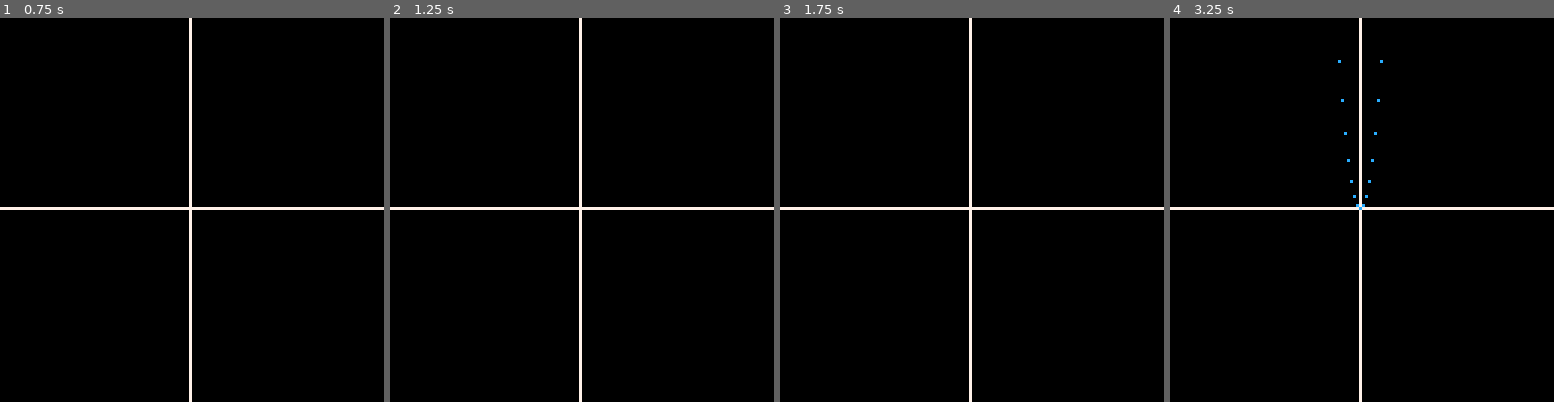
Above: before the commit, frames 1-4 (left to right).
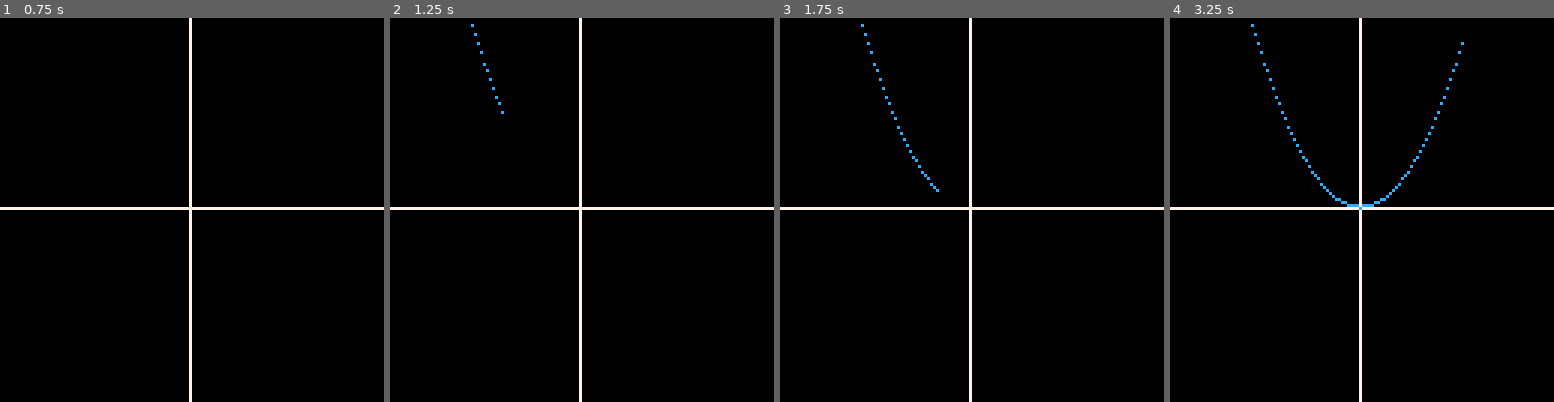
Above: after the commit, the same moments.

Repository: marco-vidali/graph-8
Game: PICO-8 cartridge graph-8.p8
The game is run twice, just before and just after one commit, with the same random seed, the same clock (stepped at 60 frames per second) and the same inputs.
Inputs:
- Up to frame 1 (0.75 s): no input
- Up to frame 2 (1.25 s): no input
- Up to frame 3 (1.75 s): no input
- Up to frame 4 (3.25 s): no input

Frame 1 is identical in both runs. In frame 2, less than 0.1% of the frame differs, in the area x 21-30%, y 1-25%; in frame 3, 0.2%; in frame 4, 0.5%, in the area x 21-77%, y 1-50%.

Commit message:
Scale graph

Diff:
--- a/graph-8.p8
+++ b/graph-8.p8
@@ -19,7 +19,8 @@
 -- graph
 
 axes_color = 7
-x = -64
+max_crd = 3
+x = -max_crd
 pts_color = 12
 
 function graph_init()
@@ -31,11 +32,17 @@
 end
 
 function graph_update()
-	x += 1
+	-- increment x
+	x += max_crd / 64
 end
 
 function graph_draw()
-	pset(x + 63, -f(x) + 63, pts_color)
+	-- scale coordinates
+	scaled_x = x / (max_crd / 64)
+	scaled_y = f(x) / (max_crd / 64)
+
+	-- draw point
+	pset(scaled_x + 63, -scaled_y + 63, pts_color)
 end
 -->8
 -- function
